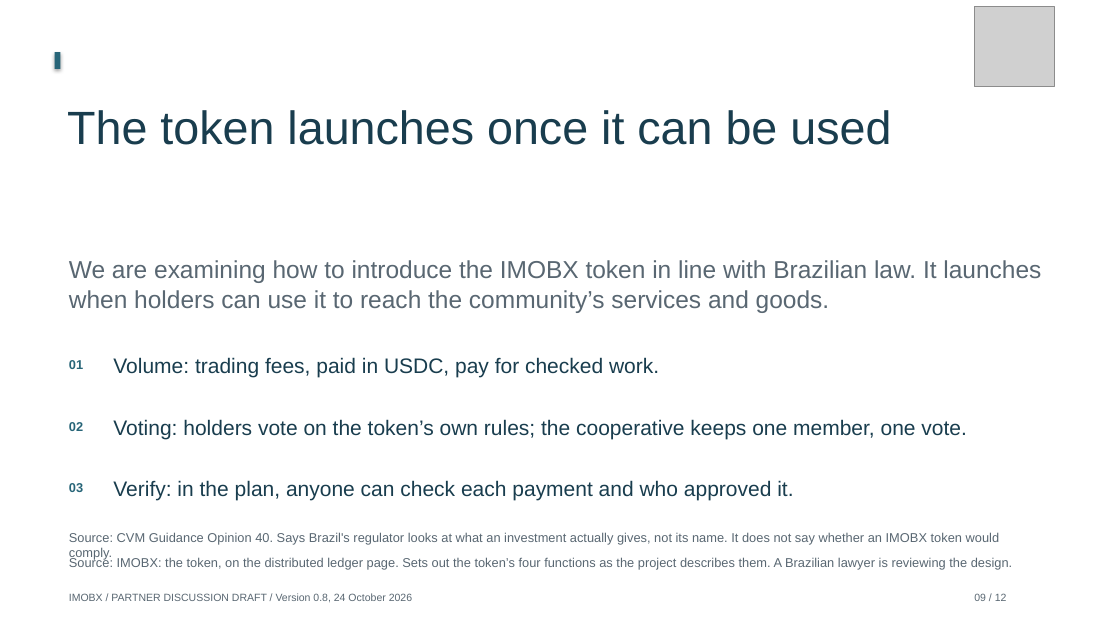
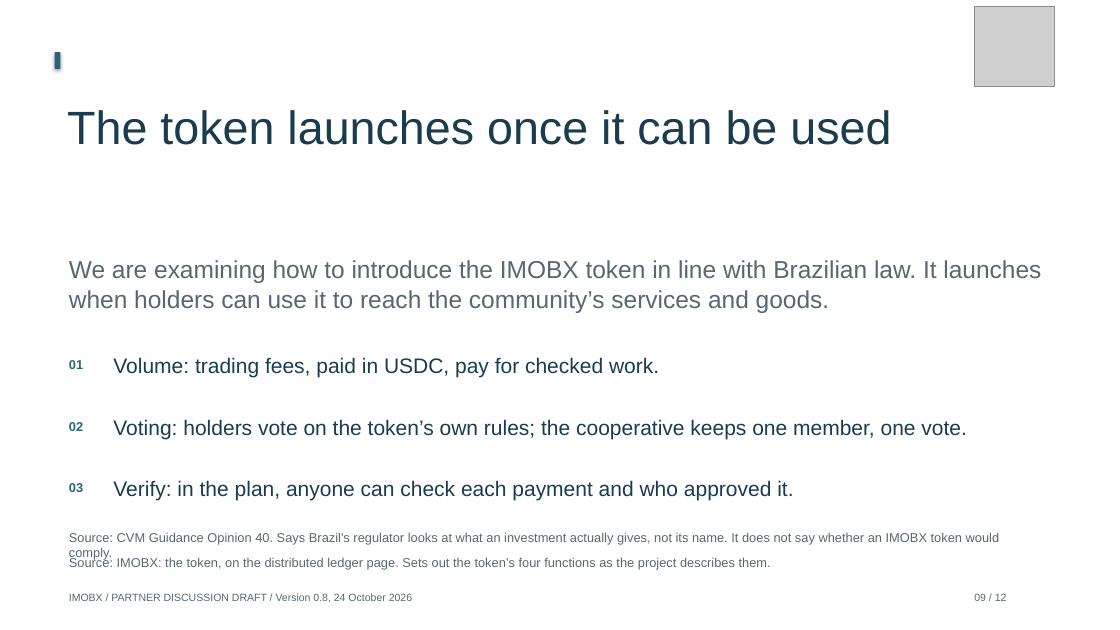
Before and after one commit to Siah-kin/imobx-website, a slide deck: slide 9 of pitchdeck.pptx. Drawn at 1120x630 pixels with LibreOffice and Linux fonts; fonts in the diff are those of the drawing; grey boxes stand for pictures. Boxes give left, top, right and bottom in pixels: in the first picture for what was removed or moved away, otherwise in the second. Text is boxed around its words. In the diff, an @@ line names an element or a change of style, - is before the commit and + after.

```diff
--- a/pitchdeck.pptx
+++ b/pitchdeck.pptx
@@ text at [69,557,771,570]: text changed @@
-Source: IMOBX: the token, on the distributed ledger page. Sets out the token’s four functions as the project describes them. A Brazilian lawyer is reviewing the design.
+Source: IMOBX: the token, on the distributed ledger page. Sets out the token’s four functions as the project describes them.
```
Also in this commit, not shown: 21 other files.
